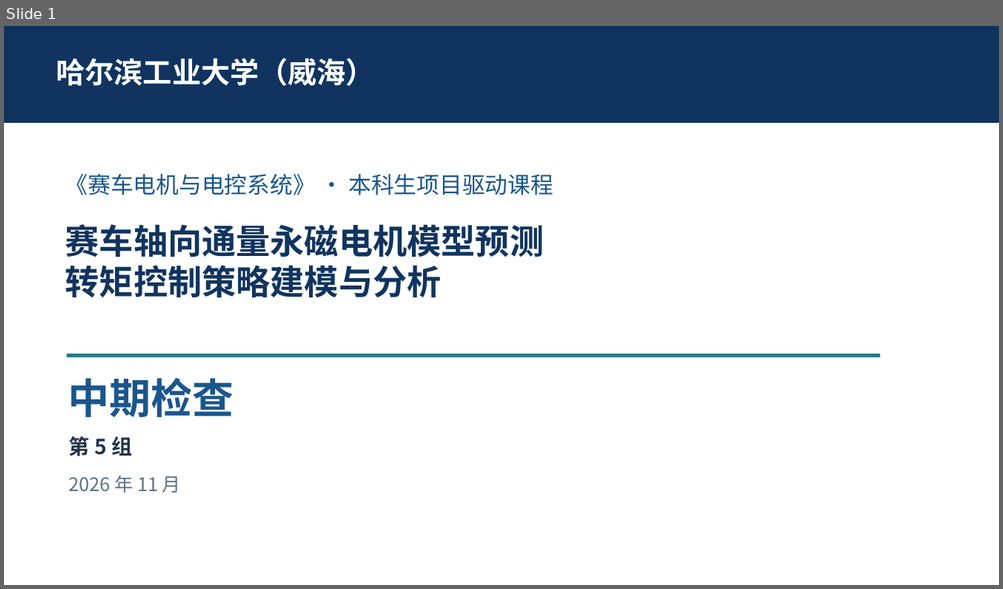
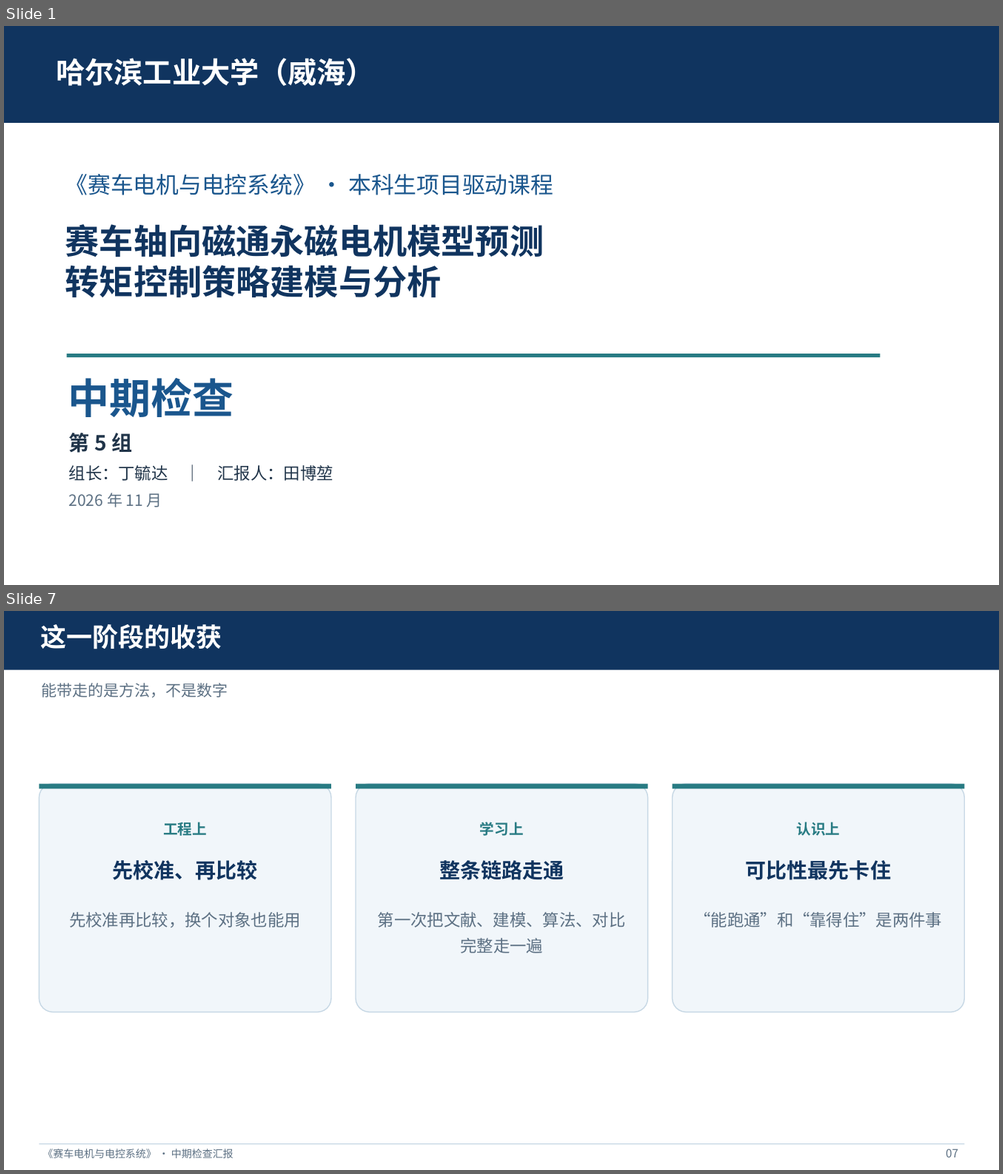
Before and after one commit to dydpop/afpm-mptc, a slide deck: docs/中期汇报_第5组.pptx. Shown one above the other, each under a label of ours: slide 1 before the commit, slides 1 and 7 after it; the slides between them are not shown. The pictures are 1003x589 and 1003x1174 pixels, drawn with LibreOffice and Linux fonts; fonts in the diff are those of the drawing. Boxes give left, top, right and bottom in pixels: in the first picture for what was removed or moved away, otherwise in the second. Text is boxed around its words. In the diff, an @@ line names an element or a change of style, - is before the commit and + after.

Commit message:
中期 PPT 重排为 8 页并重写讲稿：按'从题目找问题'的叙事
PPT：
- 封面修正错字（轴向通量→轴向磁通），补署名'组长：丁毓达｜汇报人：田博堃'
- 页序改为：封面 → 课题怎么拆（六阶段 20 步，含 3+3+2+4+3+5 校验）→ 现在停在哪（20 格进度条，15/16 之间标当前）→ 本阶段交出三件东西（参数表含来源列 + 模型截图 + 四标签）→ 成果怎么来的（对齐前后，14.7 倍/0.1% 放大）→ 工具与分工 → 这一阶段的收获（三层卡片）→ 下一步与请教
- 参数表增'来源'列；路线图每段补子步骤数；删与标题重复的副标题与图注

讲稿：
- 按开题讲稿的写法重写：题目→自己找问题→拆阶段→当前阶段→成果（是什么/怎么来/怎么用）→工具→价值→分工→下一步与请教
- 口播 895 字，约 4 分 04 秒；全程不报性能数字，仅保留 14.7 倍与 0.1% 作为可比性证据
- 备用问答扩至四条（为何没结果、模型可信、参数不准、进度）

```diff
--- a/docs/中期汇报_第5组.pptx
+++ b/docs/中期汇报_第5组.pptx
@@ slide 7 added at bbox=[4, 611, 999, 1170], background #FFFFFF @@
@@ rectangle added at bbox=[4, 611, 999, 670], fill #10345F @@
@@ text added at bbox=[40, 624, 222, 649], 25 pt, text #FFFFFF, bold @@
+这一阶段的收获
@@ text added at bbox=[41, 683, 227, 698], 15 pt, text #5C7083 @@
+能带走的是方法，不是数字
@@ rounded rectangle added at bbox=[39, 784, 331, 1012], fill #F1F6FA, outline #C7D8E5 1 pt @@
@@ rectangle added at bbox=[39, 784, 331, 789], fill #287B83 @@
@@ rounded rectangle added at bbox=[356, 784, 647, 1012], fill #F1F6FA, outline #C7D8E5 1 pt @@
@@ rectangle added at bbox=[356, 784, 647, 789], fill #287B83 @@
@@ rounded rectangle added at bbox=[672, 784, 965, 1012], fill #F1F6FA, outline #C7D8E5 1 pt @@
@@ rectangle added at bbox=[672, 784, 965, 789], fill #287B83 @@
@@ text added at bbox=[163, 822, 207, 836], 14 pt, text #287B83, bold @@
+工程上
@@ text added at bbox=[480, 822, 523, 836], 14 pt, text #287B83, bold @@
+学习上
@@ text added at bbox=[797, 822, 840, 836], 14 pt, text #287B83, bold @@
+认识上
@@ text added at bbox=[112, 860, 257, 880], 20 pt, text #10345F, bold @@
+先校准、再比较
@@ text added at bbox=[439, 860, 563, 880], 20 pt, text #10345F, bold @@
+整条链路走通
@@ text added at bbox=[745, 860, 891, 880], 20 pt, text #10345F, bold @@
+可比性最先卡住
@@ text added at bbox=[69, 912, 300, 928], 16 pt, text #5C7083 @@
+先校准再比较，换个对象也能用
@@ text added at bbox=[378, 912, 626, 954], 16 pt, text #5C7083 @@
+第一次把文献、建模、算法、对比完整走一遍
@@ text added at bbox=[694, 912, 942, 928], 16 pt, text #5C7083 @@
+“能跑通”和“靠得住”是两件事
@@ line added from (39, 1145) to (965, 1145), #C7D8E5 1 pt @@
@@ text added at bbox=[42, 1149, 233, 1159], 10 pt, text #5C7083 @@
+《赛车电机与电控系统》 · 中期检查汇报
@@ text added at bbox=[945, 1149, 958, 1158], 11 pt, text #5C7083 @@
+07
@@ slide 1 changed as well @@
@@ text at bbox=[65, 224, 544, 257]: text changed @@
-赛车轴向通量永磁电机模型预测
+赛车轴向磁通永磁电机模型预测
@@ text "第 5 组": place and size @@
-text "第 5 组" at bbox=[69, 437, 132, 457]
+text "第 5 组" at bbox=[69, 433, 132, 453]
@@ text added at bbox=[69, 466, 333, 481], 16 pt, text #203449 @@
+组长：丁毓达 ｜ 汇报人：田博堃
@@ text "2026 年 11 月": place and size @@
-text "2026 年 11 月" at bbox=[69, 476, 181, 493]
+text "2026 年 11 月" at bbox=[69, 493, 162, 508]
@@ text "2026 年 11 月" at bbox=[69, 493, 162, 508]: size 18 to 15 pt @@
```
Also in this commit, not shown: 3 other slides changed, 3 other slides added, 2 slides removed, 1 other file.
